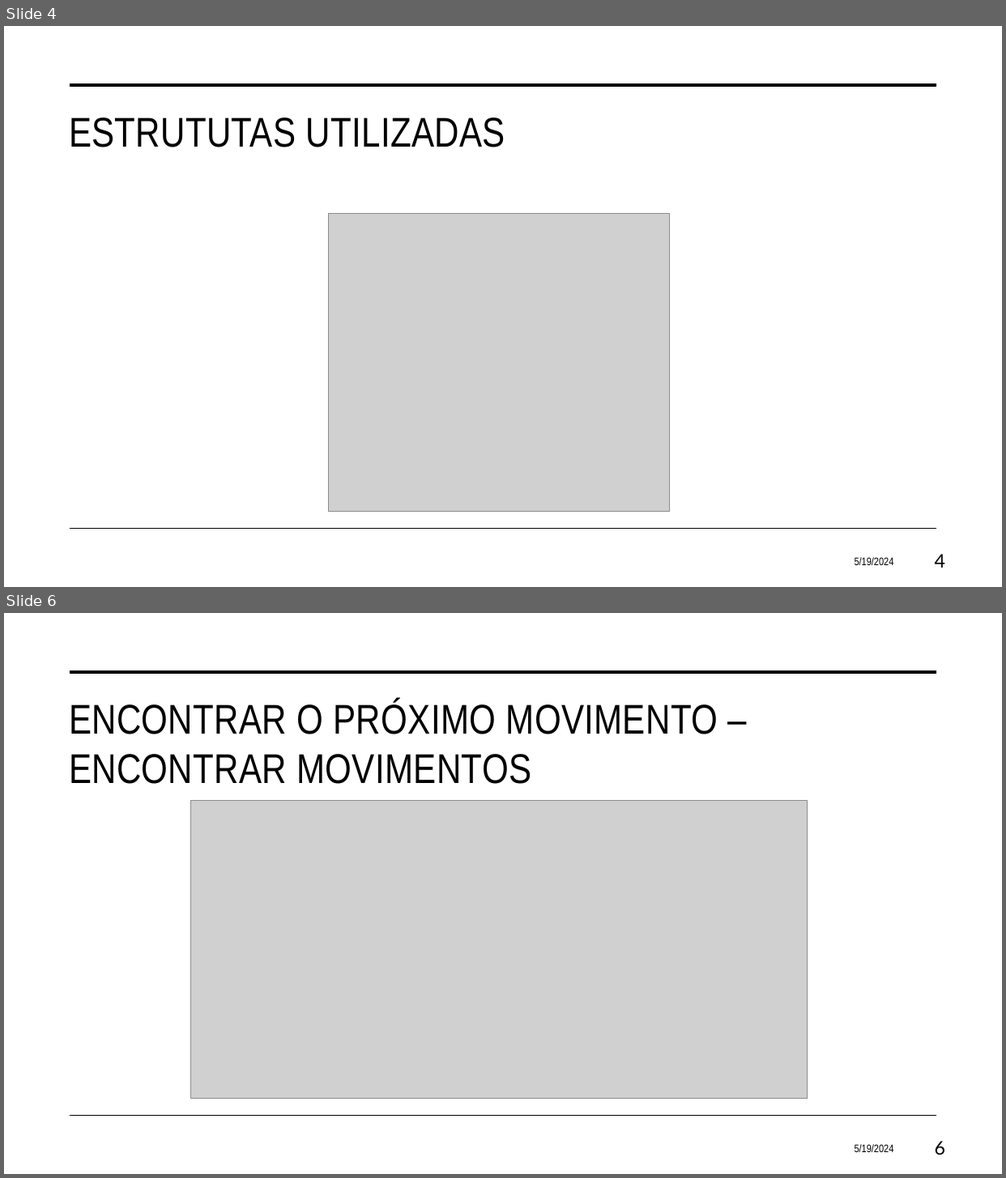
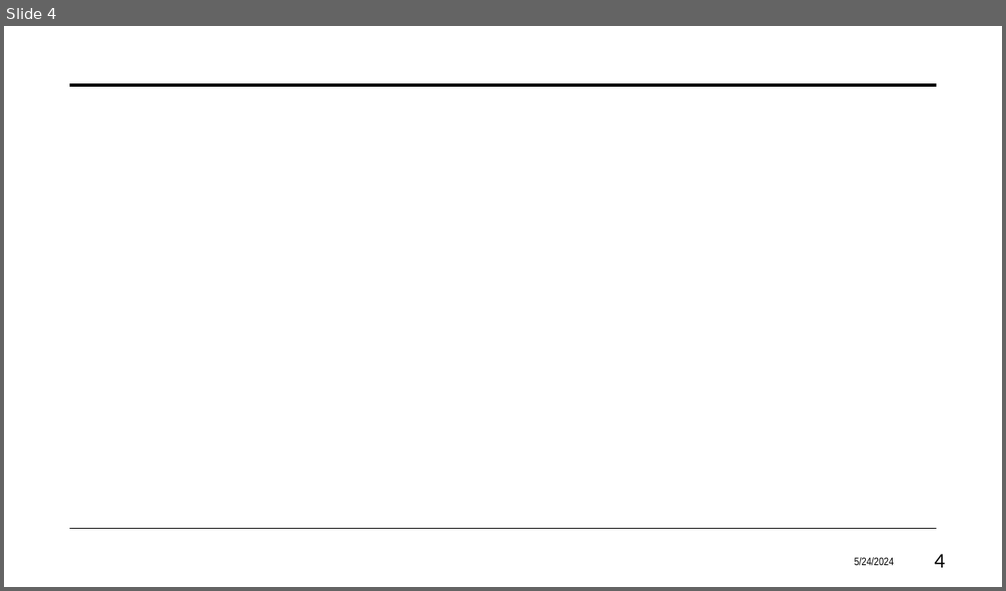
Before and after one commit to eduardosavian/travelling-salesman-genetic-solution, a slide deck: Presentation.pptx. Shown one above the other, each under a label of ours: slides 4 and 6 before the commit, slide 4 after it; the slides between them are not shown. The pictures are 1006x1178 and 1006x591 pixels, drawn with LibreOffice and Linux fonts; fonts in the diff are those of the drawing; grey boxes stand for pictures. Boxes give left, top, right and bottom in pixels: in the first picture for what was removed or moved away, otherwise in the second. Text is boxed around its words. In the diff, an @@ line names an element or a change of style, - is before the commit and + after.

```diff
--- a/Presentation.pptx
+++ b/Presentation.pptx
@@ slide 6 removed at (4,613,1002,1174), background #FFFFFF; not listed: 2 template elements that a slide beside it also shows @@
@@ title removed at (69,700,718,784) @@
-ENCONTRAR O PRÓXIMO MOVIMENTO – ENCONTRAR MOVIMENTOS
@@ picture removed at (190,801,808,1099) @@
@@ text removed at (854,1144,894,1152) @@
-5/19/2024
@@ page number removed at (935,1141,945,1156) @@
-6
@@ slide 4 changed as well @@
@@ title removed at (69,118,505,148) @@
-ESTRUTUTAS UTILIZADAS
@@ picture removed at (329,214,670,512) @@
@@ text at (854,557,894,565): text changed @@
-5/19/2024
+5/24/2024
```
Also in this commit, not shown: 5 other slides changed, 17 other slides removed, 2 other files.
